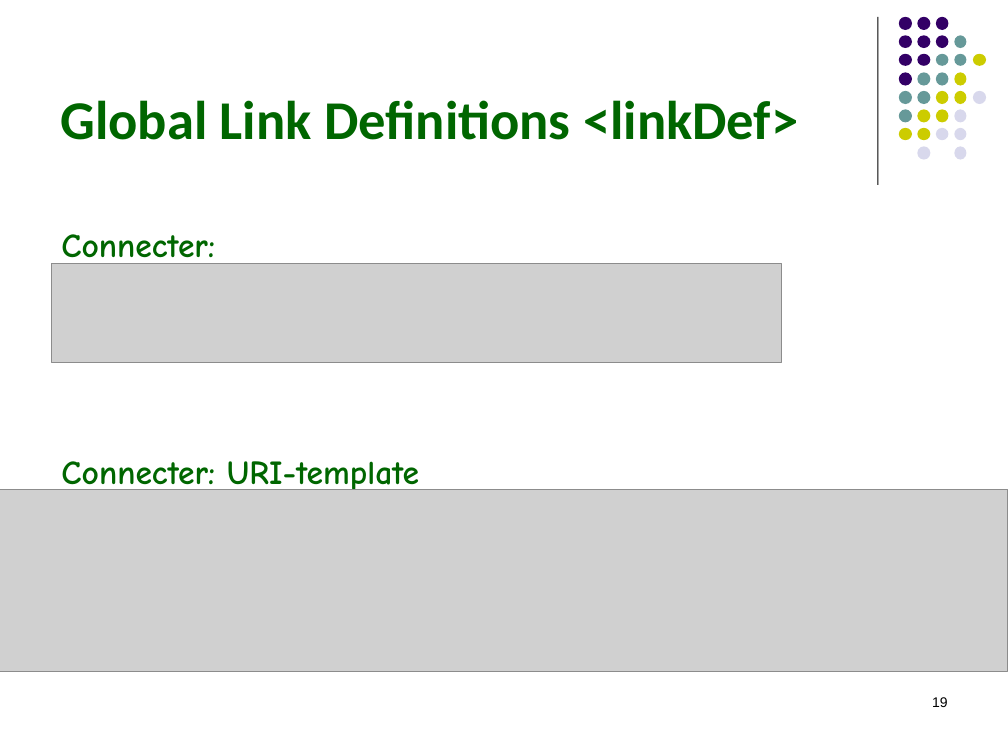
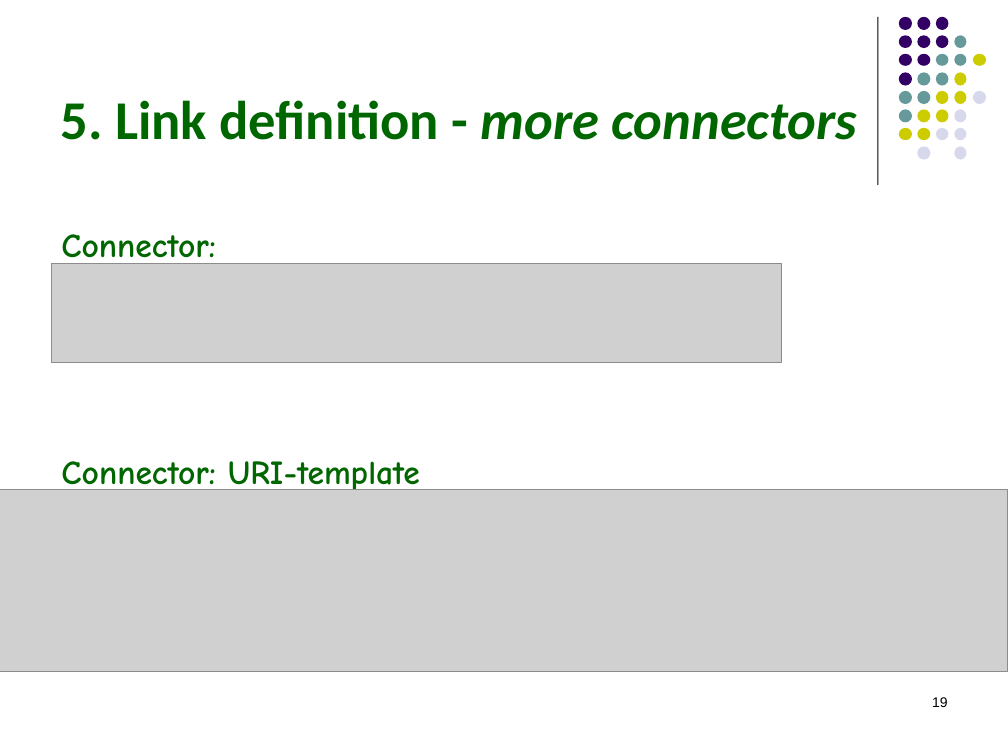
Before and after one commit to hrennau/greenfox, a slide deck: slide 19 of declarative-amsterdam-2020/an-introduction-to-greenfox/an-introduction-to-greenfox.pptx. Drawn at 1008x756 pixels with LibreOffice and Linux fonts; fonts in the diff are those of the drawing; grey boxes stand for pictures. Boxes give left, top, right and bottom in pixels: in the first picture for what was removed or moved away, otherwise in the second. Text is boxed around its words. In the diff, an @@ line names an element or a change of style, - is before the commit and + after.

```diff
--- a/declarative-amsterdam-2020/an-introduction-to-greenfox/an-introduction-to-greenfox.pptx
+++ b/declarative-amsterdam-2020/an-introduction-to-greenfox/an-introduction-to-greenfox.pptx
@@ title at bbox=[60, 100, 857, 140]: text changed @@
-Global Link Definitions <linkDef>
+5. Link definition - more connectors
@@ text at bbox=[61, 234, 215, 268]: text changed @@
-Connecter: mirror
+Connector: mirror
@@ text at bbox=[61, 461, 420, 495]: text changed @@
-Connecter: URI-template
+Connector: URI-template
```
Also in this commit, not shown: 26 other slides changed, 1 slide added, 1 slide removed, 1 other file.
